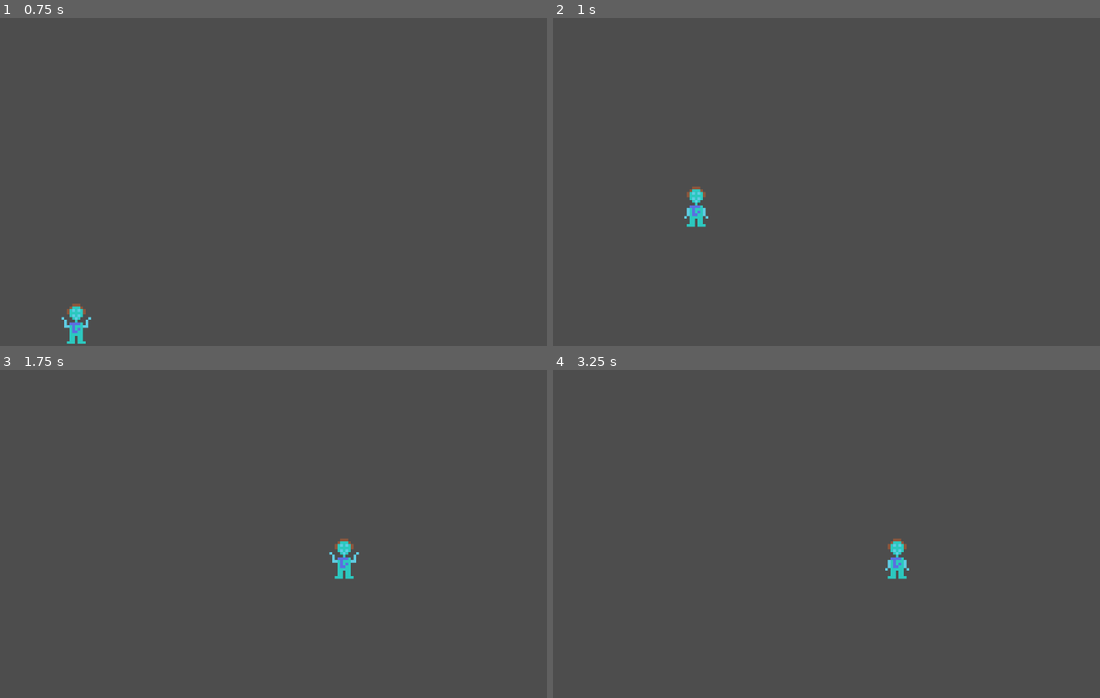
Above: before the commit, frames 1-4 (two rows, left to right).
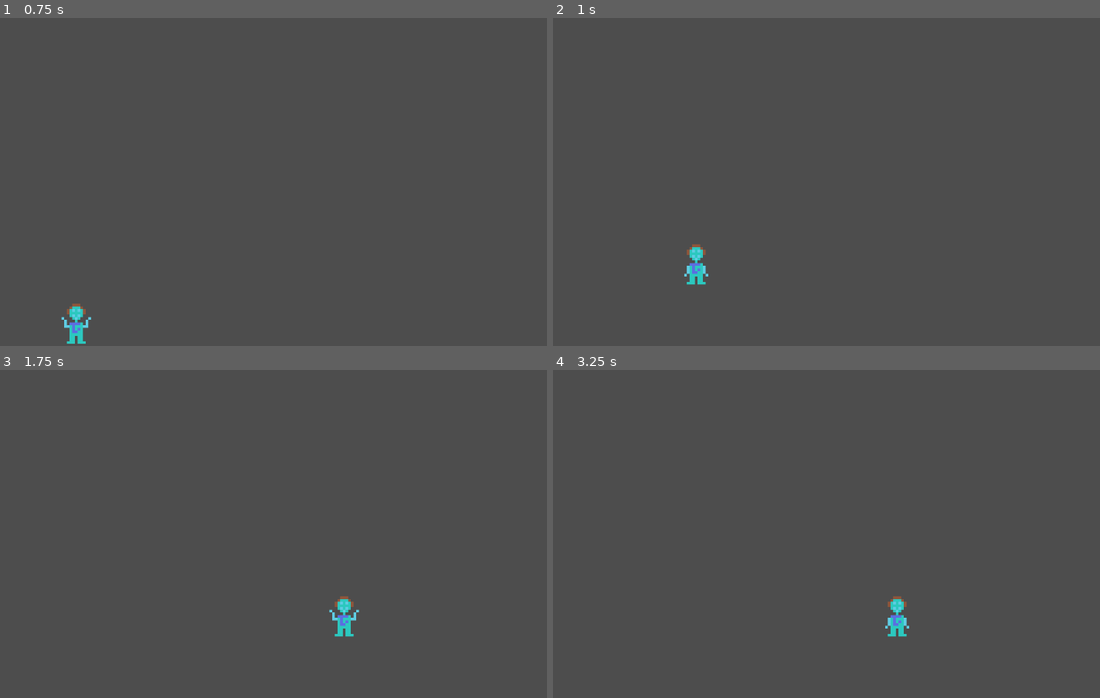
Above: after the commit, the same moments.

Repository: JTech-Labs/HatTrick
Game: Godot game, scene res://levels/base/base.tscn
Same seed, same stepped clock (60 frames per second), same inputs: the game is played once before the commit and once after it. The project has no main scene, so this scene is started directly.
Inputs:
- Up to frame 1 (0.75 s): hold D (mRight) from 0.53 s (still down)
- Up to frame 2 (1 s): keep holding D (mRight); tap W (mJump) at 0.77 s
- Up to frame 3 (1.75 s): keep holding D (mRight); tap W (mJump) at 1.52 s
- Up to frame 4 (3.25 s): release D (mRight) at 2.03 s; hold A (mLeft) 2.03-2.78 s; hold D (mRight) from 2.78 s (still down); tap W (mJump) at 3.02 s

Frame 1 is identical in both runs. In frame 2, 0.7% of the frame differs, in the area x 24-29%, y 51-82%; in frame 3, 0.7%, in the area x 60-66%, y 51-82%; in frame 4, 0.7%.

Commit message:
Some changes

Diff:
--- a/project/characters/base/theCharacter.gd
+++ b/project/characters/base/theCharacter.gd
@@ -1,8 +1,7 @@
 extends CharacterBody2D
 
-
 const SPEED = 100.0
-const JUMP_VELOCITY = -300.0
+const JUMP_VELOCITY = -200.0
 
 @onready var animated_sprite: AnimatedSprite2D = $AnimatedSprite2D
 
